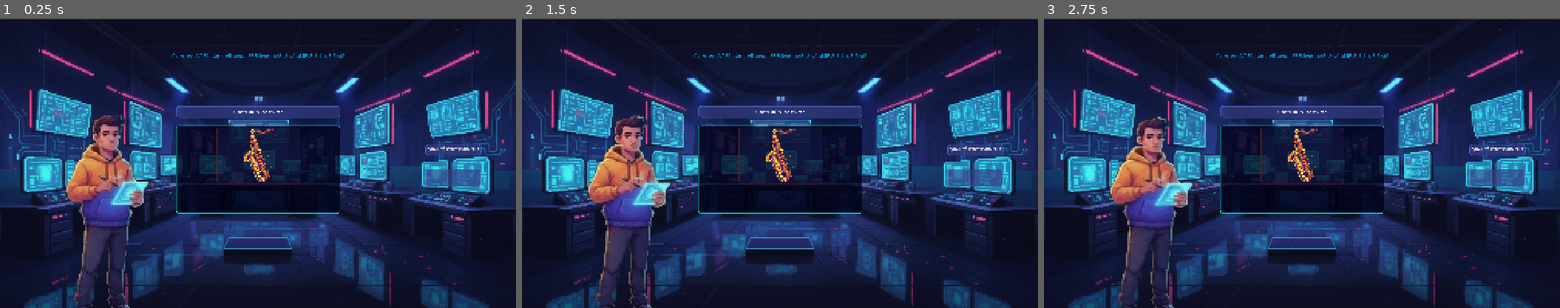
Above: before the commit, frames 1-3 (left to right).
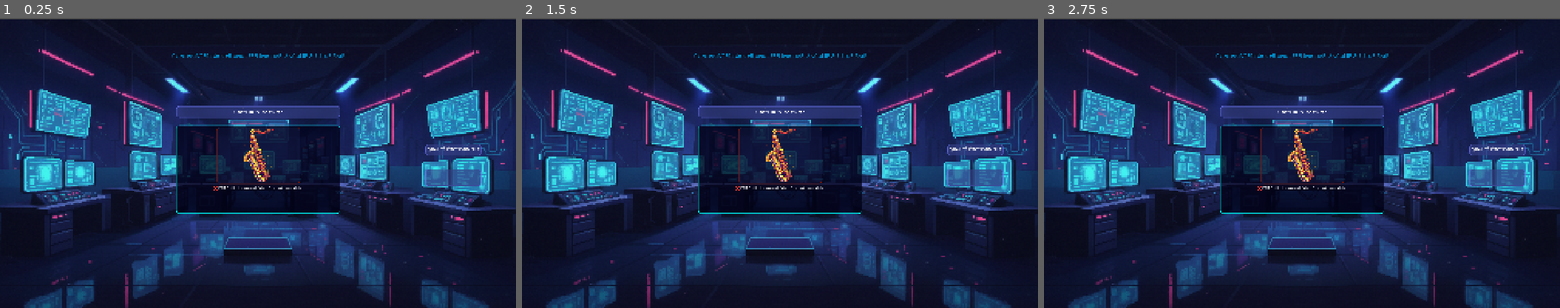
Above: after the commit, the same moments.

Repository: BrasSelva/SeriousGame-Godot-Engine
Game: Godot game, scene res://Scenes/Core/ScenarioParser.tscn
The game is run twice, just before and just after one commit, with the same random seed, the same clock (stepped at 60 frames per second) and the same inputs. This scene is started directly instead of the project's main scene.
Inputs:
- Up to frame 1 (0.25 s): no input
- Up to frame 2 (1.5 s): no input
- Up to frame 3 (2.75 s): no input

The runs differ from the first frame. In frame 1, 5.1% of the frame differs, in the area x 12-59%, y 33-100%; in frame 2, 5.1%; in frame 3, 5.0%.

Commit message:
feat: ajout des fichier JSON pour le parcours mission ingénieur (initiation)

Diff:
--- /dev/null
+++ b/Data/scenario_mission1_ingenieur.json
@@ -0,0 +1,65 @@
+{
+	"mission_id": "mission_1_ingenieur",
+	"competence": {
+		"id": "pensee_systemique",
+		"label": "Pensée Systémique",
+		"cote": "humain",
+		"question": "L'IA a généré un code qui optimise chaque machine individuellement. Quelle est l'approche correcte ?",
+		"reponse_a": "Je déploie le code tel quel, chaque machine est optimisée donc le système aussi.",
+		"reponse_b": "J'analyse les interactions entre les machines avant de déployer pour éviter les effets de bord.",
+		"bonne_reponse": "B",
+		"badge": "BADGE DÉBLOQUÉ : PENSÉE SYSTÉMIQUE"
+	},
+	"nodes": {
+		"start": {
+			"text": "MISSION 1 : AUTOMATISATION DE LA CHAÎNE DE PRODUCTION.",
+			"description": "Une usine automobile 2035 vous confie l'automatisation de sa chaîne de production. L'IA a généré un système complet qui optimise le rendement de chaque machine. Le directeur technique veut un déploiement immédiat.",
+			"options": [
+				{
+					"text": "Déployer le code IA immédiatement sans analyse",
+					"impact_human_core": -30,
+					"impact_ai_synergy": 20,
+					"impact_quality": -20,
+					"time_cost": 1,
+					"next_node": "fin_echec_cascade"
+				},
+				{
+					"text": "Appliquer ma 'Pensée Systémique' avant le déploiement",
+					"condition_skill": "pensee_systemique",
+					"impact_quality": 90,
+					"impact_human_core": 25,
+					"time_cost": 2,
+					"next_node": "fin_succes"
+				},
+				{
+					"text": "Visiter l'Arbre de Compétences",
+					"next_node": "aller_vers_arbre"
+				}
+			]
+		},
+		"fin_echec_cascade": {
+			"text": "CATASTROPHE INDUSTRIELLE !\n\nLe code optimise chaque machine individuellement mais ignore leurs interactions. Une panne en cascade arrête toute la chaîne de production pendant 3 jours. Le coût est énorme.\n\nL'IA ne voit pas le système dans sa globalité. C'est votre rôle.",
+			"image": "res://_Assets/Images/saxophone.png",
+			"options": [
+				{
+					"text": "Aller débloquer la compétence (Arbre)",
+					"next_node": "aller_vers_arbre"
+				},
+				{
+					"text": "Forcer la remise en production (Fin de mission)",
+					"impact_quality": -50,
+					"time_cost": 0,
+					"next_node": "fin_mauvaise"
+				}
+			]
+		},
+		"fin_succes": {
+			"text": "SUCCÈS TOTAL !\n\nVotre analyse systémique a identifié 3 points de friction critiques entre les machines. Vous avez corrigé le code IA avant le déploiement. La chaîne tourne à 98% de rendement sans aucune panne.",
+			"options": []
+		},
+		"fin_mauvaise": {
+			"text": "ÉCHEC CRITIQUE...\n\nLa chaîne de production reste instable. Le client résilie le contrat. Sans pensée systémique, l'IA génère du code qui fonctionne en isolation mais échoue dans la réalité complexe d'un système industriel.",
+			"options": []
+		}
+	}
+}
--- /dev/null
+++ b/Data/scenario_mission2_ingenieur.json
@@ -0,0 +1,65 @@
+{
+	"mission_id": "mission_2_ingenieur",
+	"competence": {
+		"id": "ethique_technologique",
+		"label": "Éthique Technologique",
+		"cote": "humain",
+		"question": "Un algorithme de recrutement IA présente un taux de sélection de 92% pour les hommes. Que faites-vous ?",
+		"reponse_a": "Le code est fonctionnel et les performances sont excellentes, je le valide et le livre.",
+		"reponse_b": "Je signale le biais discriminatoire, refuse de valider le code et propose une correction des données d'entraînement.",
+		"bonne_reponse": "B",
+		"badge": "BADGE DÉBLOQUÉ : ÉTHIQUE TECHNOLOGIQUE"
+	},
+	"nodes": {
+		"start": {
+			"text": "MISSION 2 : ALGORITHME DE RECRUTEMENT 2035.",
+			"description": "Une startup RH vous demande de valider un algorithme de recrutement généré par IA. Le code est propre, les performances sont excellentes. Mais en analysant les résultats, vous remarquez que l'algorithme sélectionne 92% d'hommes pour les postes techniques.",
+			"options": [
+				{
+					"text": "Valider le code — il est fonctionnel et performant",
+					"impact_human_core": -35,
+					"impact_ai_synergy": 15,
+					"impact_quality": -30,
+					"time_cost": 1,
+					"next_node": "fin_echec_biais"
+				},
+				{
+					"text": "Appliquer mon 'Éthique Technologique' et refuser de valider",
+					"condition_skill": "ethique_technologique",
+					"impact_quality": 85,
+					"impact_human_core": 35,
+					"time_cost": 2,
+					"next_node": "fin_succes"
+				},
+				{
+					"text": "Visiter l'Arbre de Compétences",
+					"next_node": "aller_vers_arbre"
+				}
+			]
+		},
+		"fin_echec_biais": {
+			"text": "SCANDALE PUBLIC !\n\nL'algorithme est déployé. Trois mois plus tard, une journaliste révèle le biais discriminatoire. La startup est poursuivie en justice pour discrimination à l'embauche. Votre nom est cité comme validateur du code.\n\nL'IA reproduit les biais de ses données. Votre jugement éthique est irremplaçable.",
+			"image": "res://_Assets/Images/saxophone.png",
+			"options": [
+				{
+					"text": "Aller débloquer la compétence (Arbre)",
+					"next_node": "aller_vers_arbre"
+				},
+				{
+					"text": "Accepter les conséquences (Fin de mission)",
+					"impact_quality": -60,
+					"time_cost": 0,
+					"next_node": "fin_mauvaise"
+				}
+			]
+		},
+		"fin_succes": {
+			"text": "SUCCÈS TOTAL !\n\nVous avez refusé de valider le code et documenté le biais. La startup a corrigé ses données d'entraînement et relancé l'algorithme. Le nouveau modèle atteint 51% de diversité. Vous êtes reconnu comme un développeur responsable.",
+			"options": []
+		},
+		"fin_mauvaise": {
+			"text": "ÉCHEC CRITIQUE...\n\nVotre réputation est détruite. La startup ferme sous la pression judiciaire. Un code performant n'est pas un code éthique — et c'est au développeur humain de faire la différence.",
+			"options": []
+		}
+	}
+}
--- /dev/null
+++ b/Data/scenario_mission3_ingenieur.json
@@ -0,0 +1,65 @@
+{
+	"mission_id": "mission_3_ingenieur",
+	"competence": {
+		"id": "collaboration_humain_ia",
+		"label": "Collaboration Humain-IA",
+		"cote": "ia",
+		"question": "L'IA peut générer 80% du code en 2 heures. Comment gérez-vous les 20% restants ?",
+		"reponse_a": "Je laisse l'IA générer les 20% aussi, le client n'y verra que du feu.",
+		"reponse_b": "Je prends en charge les 20% critiques moi-même : architecture, sécurité et logique métier complexe.",
+		"bonne_reponse": "B",
+		"badge": "BADGE DÉBLOQUÉ : COLLABORATION HUMAIN-IA"
+	},
+	"nodes": {
+		"start": {
+			"text": "MISSION 3 : LIVRAISON EN 2 SEMAINES.",
+			"description": "Un client veut une plateforme de gestion industrielle livrée en 2 semaines. Délai impossible seul. Mais l'IA peut générer 80% du code. Il faut orchestrer intelligemment la collaboration pour tenir le délai sans sacrifier la qualité.",
+			"options": [
+				{
+					"text": "Laisser l'IA tout générer pour tenir le délai",
+					"impact_human_core": -25,
+					"impact_ai_synergy": 30,
+					"impact_quality": -35,
+					"time_cost": 1,
+					"next_node": "fin_echec_qualite"
+				},
+				{
+					"text": "Appliquer ma 'Collaboration Humain-IA' pour orchestrer",
+					"condition_skill": "collaboration_humain_ia",
+					"impact_quality": 95,
+					"impact_ai_synergy": 35,
+					"time_cost": 2,
+					"next_node": "fin_succes"
+				},
+				{
+					"text": "Visiter l'Arbre de Compétences",
+					"next_node": "aller_vers_arbre"
+				}
+			]
+		},
+		"fin_echec_qualite": {
+			"text": "LIVRAISON RATÉE !\n\nL'IA a généré la plateforme entière mais les 20% critiques — sécurité, gestion des accès, logique métier — sont bourrés d'erreurs. Le client découvre 47 failles de sécurité à la recette.\n\nDéléguer à l'IA sans discernement, c'est perdre le contrôle de votre propre livrable.",
+			"image": "res://_Assets/Images/saxophone.png",
+			"options": [
+				{
+					"text": "Aller débloquer la compétence (Arbre)",
+					"next_node": "aller_vers_arbre"
+				},
+				{
+					"text": "Livrer malgré les failles (Fin de mission)",
+					"impact_quality": -55,
+					"time_cost": 0,
+					"next_node": "fin_mauvaise"
+				}
+			]
+		},
+		"fin_succes": {
+			"text": "SUCCÈS TOTAL !\n\nVous avez délégué à l'IA ce qu'elle fait bien (code répétitif, CRUD, interfaces) et pris en charge vous-même l'architecture de sécurité et la logique métier complexe. Livraison en 13 jours, zéro faille. Le client renouvelle le contrat pour 6 mois.",
+			"options": []
+		},
+		"fin_mauvaise": {
+			"text": "ÉCHEC CRITIQUE...\n\nLes failles de sécurité sont exploitées 48h après la mise en production. Les données industrielles du client sont compromises. Savoir quoi déléguer à l'IA et quoi garder — c'est la compétence clé du développeur de 2035.",
+			"options": []
+		}
+	}
+}
--- a/Scenes/Core/ScenarioParser.tscn
+++ b/Scenes/Core/ScenarioParser.tscn
@@ -2,9 +2,9 @@
 
 [ext_resource type="Script" uid="uid://clc3i6rh2nkhg" path="res://Scripts/Utils/ScenarioParser.gd" id="1_iajxc"]
 [ext_resource type="Texture2D" uid="uid://bxodmortvbhxr" path="res://_Assets/Images/backgrounds/background_sci_fi.png" id="2_lynfm"]
-[ext_resource type="PackedScene" uid="uid://dtrpl4chqloo2" path="res://Scenes/Core/idle_artiste.tscn" id="3_cvtlb"]
 [ext_resource type="Texture2D" uid="uid://codnr1fptedil" path="res://_Assets/Images/saxophone.png" id="4_5ahm8"]
-[ext_resource type="PackedScene" uid="uid://cqd2njmmyes5n" path="res://Scenes/Core/arms_cross_artiste.tscn" id="4_lynfm"]
+[ext_resource type="PackedScene" uid="uid://d1emk4jdbcs6v" path="res://Scenes/Core/idle_ingenieur.tscn" id="4_cvtlb"]
+[ext_resource type="PackedScene" uid="uid://cqd2njmmyes5n" path="res://Scenes/Core/idle_artiste.tscn" id="4_lynfm"]
 
 [sub_resource type="StyleBoxFlat" id="StyleBoxFlat_iajxc"]
 bg_color = Color(0.20784314, 0.24705882, 0.52156866, 0.6392157)
@@ -58,7 +58,7 @@
 
 [sub_resource type="Theme" id="Theme_iajxc"]
 
-[node name="Control" type="Control" unique_id=21478466]
+[node name="Control2" type="Control" unique_id=21478466]
 layout_mode = 3
 anchors_preset = 15
 anchor_right = 1.0
@@ -116,12 +116,15 @@
 layout_mode = 2
 size_flags_horizontal = 3
 
-[node name="Node2D" parent="MainLayout/LeftPanel_Perso" unique_id=1972595146 instance=ExtResource("3_cvtlb")]
+[node name="Node2D" parent="MainLayout/LeftPanel_Perso" unique_id=1972595146 instance=ExtResource("4_lynfm")]
 position = Vector2(401, 700)
 
 [node name="Node2D2" parent="MainLayout/LeftPanel_Perso" unique_id=1785609953 instance=ExtResource("4_lynfm")]
 position = Vector2(401, 745)
 script = null
+
+[node name="Node2D_Ingenieur" parent="MainLayout/LeftPanel_Perso" unique_id=839246555 instance=ExtResource("4_cvtlb")]
+visible = false
 
 [node name="CenterPanel_Story" type="VBoxContainer" parent="MainLayout" unique_id=1737113999]
 custom_minimum_size = Vector2(600, 0)
--- a/Scripts/Utils/ScenarioParser.gd
+++ b/Scripts/Utils/ScenarioParser.gd
@@ -10,34 +10,62 @@
 @onready var choices_container = $MainLayout/CenterPanel_Story/ChoicesContainer
 @onready var label_temps = $MainLayout/RightPanel_Stats/TimeBox/VBoxContainer/LabelTemps
 
-# On récupère les deux scènes instanciées dans le panneau de gauche
+# Personnage Artiste
 @onready var scene_idle = $MainLayout/LeftPanel_Perso/Node2D
 @onready var scene_arms = $MainLayout/LeftPanel_Perso/Node2D2
 
+# Personnage Ingénieur
+@onready var scene_ingenieur = $MainLayout/LeftPanel_Perso/Node2D_Ingenieur
+
 @onready var cadre_rouge = $MainLayout/CenterPanel_Story/StoryBox/VBoxContainer/BorderIllustration
 
 var ecriture_tween: Tween
 
 func _ready():
-	# Au démarrage, on affiche la scène idle et on cache la scène d'animation des bras
+	# Cacher tous les personnages par défaut
+	if scene_idle:
+		scene_idle.hide()
+	if scene_arms:
+		scene_arms.hide()
+	if scene_ingenieur:
+		scene_ingenieur.hide()
+
+	# Afficher le bon personnage selon le persona sélectionné
+	match GameManager.current_persona:
+		"artiste":
+			_init_artiste()
+		"ingenieur":
+			_init_ingenieur()
+
+	scenario_data = load_scenario_from_file(GameManager.get_scenario_path())
+	afficher_noeud("start")
+
+func _init_artiste():
 	if scene_idle != null and is_instance_valid(scene_idle):
 		scene_idle.show()
 		var sprite_idle = scene_idle.get_node_or_null("AnimatedSprite2D")
 		if sprite_idle:
 			sprite_idle.play("idle")
-
 	if scene_arms != null and is_instance_valid(scene_arms):
 		scene_arms.hide()
 
-	scenario_data = load_scenario_from_file(GameManager.get_scenario_path())
-	afficher_noeud("start")
-
-# --- SÉQUENCE D'ANIMATION ---
+func _init_ingenieur():
+	if scene_ingenieur != null and is_instance_valid(scene_ingenieur):
+		scene_ingenieur.show()
+		var sprite = scene_ingenieur.get_node_or_null("AnimatedSprite2D")
+		if sprite:
+			sprite.play("idle")
+			print("Ingénieur animé dans ScenarioParser !")
+
+# --- SÉQUENCE D'ANIMATION (artiste uniquement) ---
 func lancer_sequence_animation():
+	# L'animation bras croisés n'existe que pour l'artiste
+	if GameManager.current_persona != "artiste":
+		return
+
 	if not scene_idle or not scene_arms:
 		return
 
-	# 1. On masque le sprite inactif et on affiche le sprite animé
 	scene_idle.hide()
 	scene_arms.show()
 
@@ -45,19 +73,15 @@
 	if not sprite_arms:
 		return
 
-	# 2. Le personnage croise les bras
 	sprite_arms.play("arms_cross_in")
 	await sprite_arms.animation_finished
 
-	# 3. Le personnage maintient les bras croisés (pause de 2 secondes)
 	sprite_arms.play("arms_hold")
 	await get_tree().create_timer(2.0).timeout
 
-	# 4. Le personnage décroise les bras
 	sprite_arms.play("arms_cross_out")
 	await sprite_arms.animation_finished
 
-	# 5. L'animation est terminée : on recache cette scène et on remet l'idle normal
 	scene_arms.hide()
 	scene_idle.show()
 
@@ -66,7 +90,9 @@
 		sprite_idle.play("idle")
 
 func load_scenario_from_file(file_path: String) -> Dictionary:
+	print("--- Chargement du fichier : ", file_path)
 	if not FileAccess.file_exists(file_path):
+		print("❌ Fichier introuvable !")
 		return {}
 
 	var file = FileAccess.open(file_path, FileAccess.READ)
@@ -74,7 +100,9 @@
 	var json = JSON.new()
 	var error = json.parse(content)
 	if error == OK:
+		print("✅ JSON chargé avec succès !")
 		return json.data
+	print("❌ Erreur de lecture JSON")
 	return {}
 
 func afficher_noeud(node_id: String):
@@ -83,6 +111,7 @@
 		child.queue_free()
 
 	if not scenario_data.has("nodes") or not scenario_data["nodes"].has(node_id):
+		story_text.text = "❌ ERREUR : Le nœud '" + node_id + "' est introuvable."
 		return
 
 	var current_node = scenario_data["nodes"][node_id]
@@ -101,7 +130,7 @@
 		if cadre_rouge:
 			cadre_rouge.hide()
 
-	elif node_id == "fin_echec_ia" or node_id == "fin_echec_incoherence" or node_id == "fin_echec_choix":
+	elif current_node.has("image"):
 		story_text.text = current_node["text"]
 		story_text.add_theme_color_override("default_color", Color.RED)
 		if illustration:
@@ -127,7 +156,6 @@
 	var options = current_node["options"]
 
 	if options.size() == 0:
-		# Au lieu d'un timer automatique, on crée un bouton spécial pour la fin
 		var opt_fin = {
 			"text": "Voir mon Bilan",
 			"is_end_button": true
@@ -184,6 +212,7 @@
 	if opt.has("is_end_button") and opt["is_end_button"] == true:
 		get_tree().change_scene_to_file("res://Scenes/Core/Bilan.tscn")
 		return
+
 	step_counter += 1
 	var user_id = GameManager.current_user_id
 	var nom_du_choix = opt["text"]
@@ -202,7 +231,6 @@
 	if opt.has("unlock_skill"):
 		GameManager.unlock_skill(opt["unlock_skill"])
 
-	# ---> C'EST ICI QU'ON DÉCLENCHE L'ANIMATION <---
 	lancer_sequence_animation()
 
 	if opt.has("next_node") and opt["next_node"] == "aller_vers_arbre":
